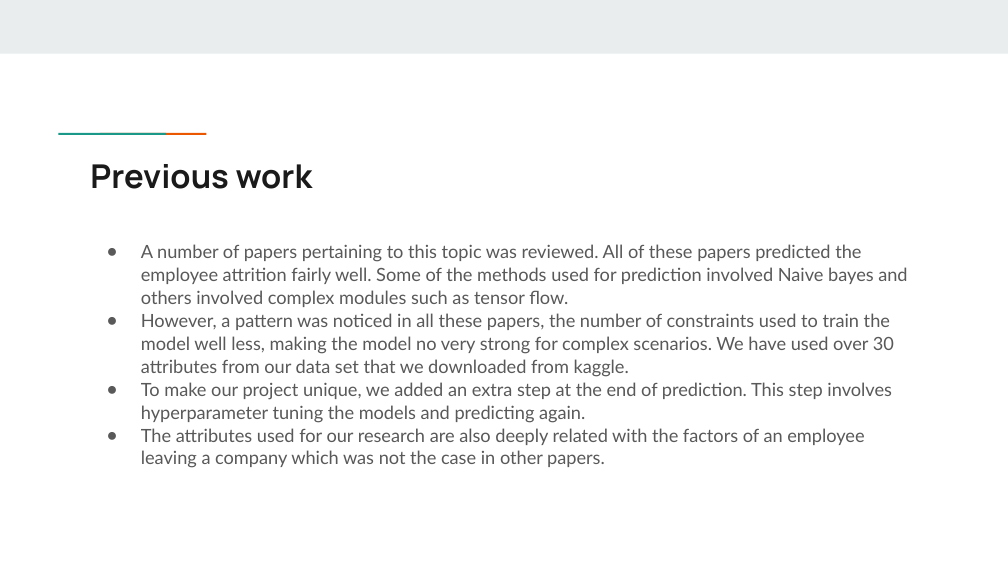
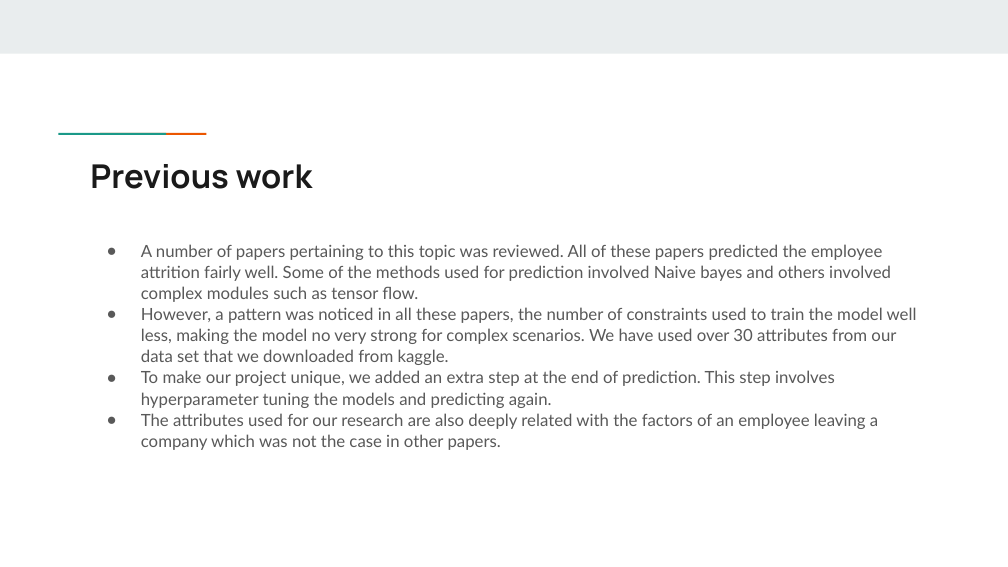
Before and after one commit to rajat-singh1999/MCA, a slide deck: slide 4 of references for set/code/review 1.pptx. Drawn at 1008x567 pixels with LibreOffice and Linux fonts; fonts in the diff are those of the drawing. Boxes give left, top, right and bottom in pixels: in the first picture for what was removed or moved away, otherwise in the second. Text is boxed around its words. In the diff, an @@ line names an element or a change of style, - is before the commit and + after.

```diff
--- a/references for set/code/review 1.pptx
+++ b/references for set/code/review 1.pptx
@@ text "A number of papers pertaining ..." at box(141, 244, 917, 450): size 13 to 12 pt @@
```
Also in this commit, not shown: 6 other slides changed, 19 other files.
